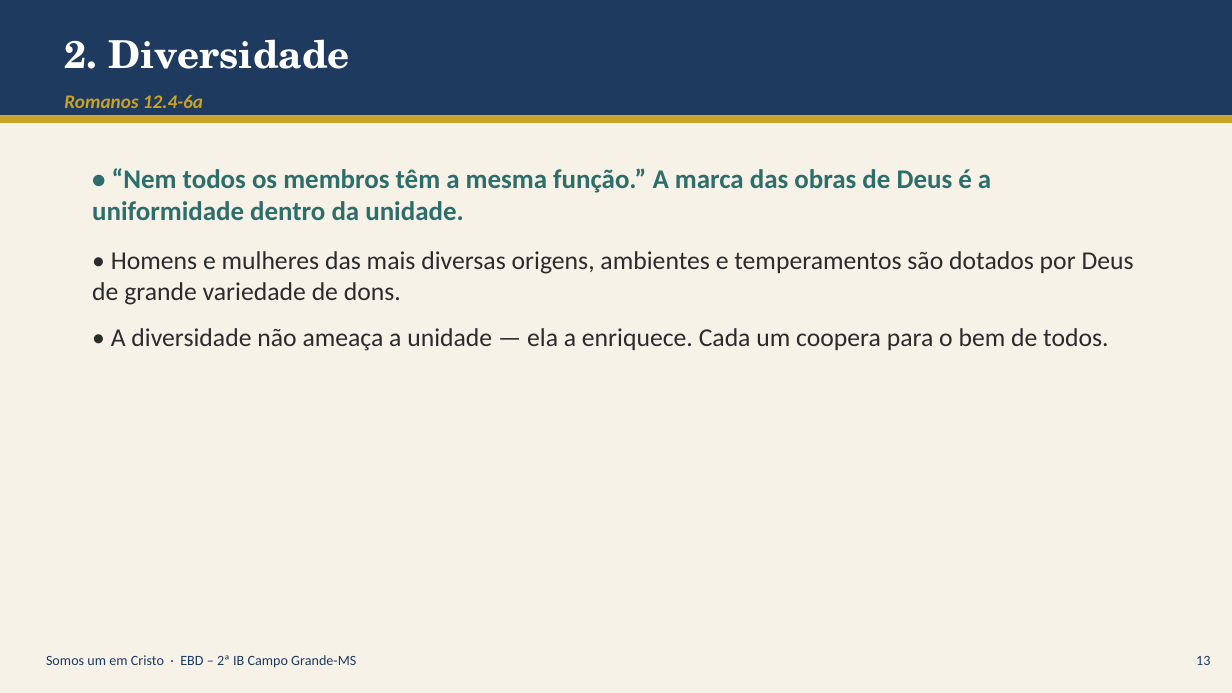
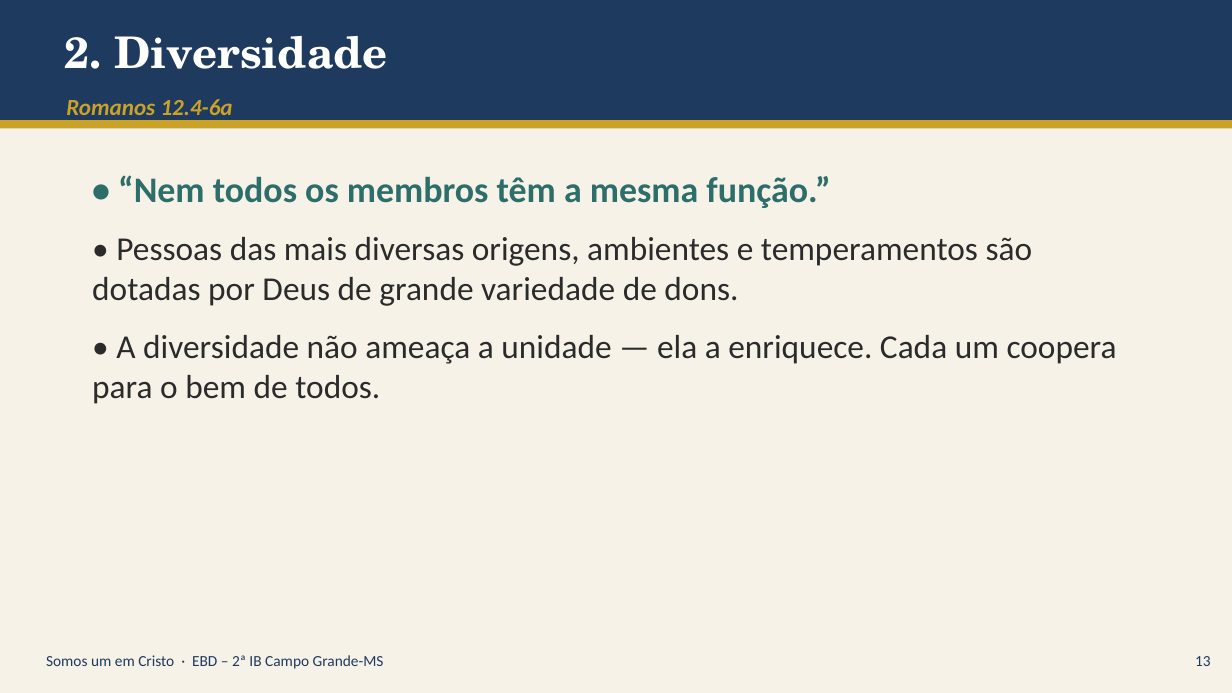
Before and after one commit to aluizio-netizen/campaign-3, a slide deck: slide 13 of aula-somos-um-em-cristo/Somos_um_em_Cristo_apresentacao.pptx. Drawn at 1232x693 pixels with LibreOffice and Linux fonts; fonts in the diff are those of the drawing. Boxes give left, top, right and bottom in pixels: in the first picture for what was removed or moved away, otherwise in the second. Text is boxed around its words. In the diff, an @@ line names an element or a change of style, - is before the commit and + after.

```diff
--- a/aula-somos-um-em-cristo/Somos_um_em_Cristo_apresentacao.pptx
+++ b/aula-somos-um-em-cristo/Somos_um_em_Cristo_apresentacao.pptx
@@ rectangle resized from (x1=0, y1=0, x2=1232, y2=116) to (x1=0, y1=0, x2=1232, y2=120) @@
@@ text "2. Diversidade" at (x1=64, y1=36, x2=388, y2=69): size 30 to 34 pt @@
@@ text "Romanos 12.4-6a" at (x1=66, y1=99, x2=233, y2=121): size 15 to 18 pt @@
@@ rectangle moved from (x1=0, y1=116, x2=1232, y2=123) to (x1=0, y1=120, x2=1232, y2=128) @@
@@ text at (x1=92, y1=175, x2=1033, y2=306): text changed; size 20 to 26 pt @@
-• “Nem todos os membros têm a mesma função.” A marca das obras de Deus é a uniformidade dentro da unidade.
-• Homens e mulheres das mais diversas origens, ambientes e temperamentos são dotados por Deus de grande variedade de dons.
+• “Nem todos os membros têm a mesma função.”
+• Pessoas das mais diversas origens, ambientes e temperamentos são dotadas por Deus de grande variedade de dons.
@@ text at (x1=92, y1=335, x2=1117, y2=404): size 20 to 26 pt in "• A diversidade não ameaça a unidade ..."; more space between paragraphs @@
@@ text "Somos um em Cristo · ..." at (x1=46, y1=655, x2=384, y2=669): size 11 to 12 pt @@
@@ text "13" at (x1=1195, y1=656, x2=1211, y2=666): size 11 to 12 pt @@
```
Also in this commit, not shown: 21 other slides changed, 1 other file.
